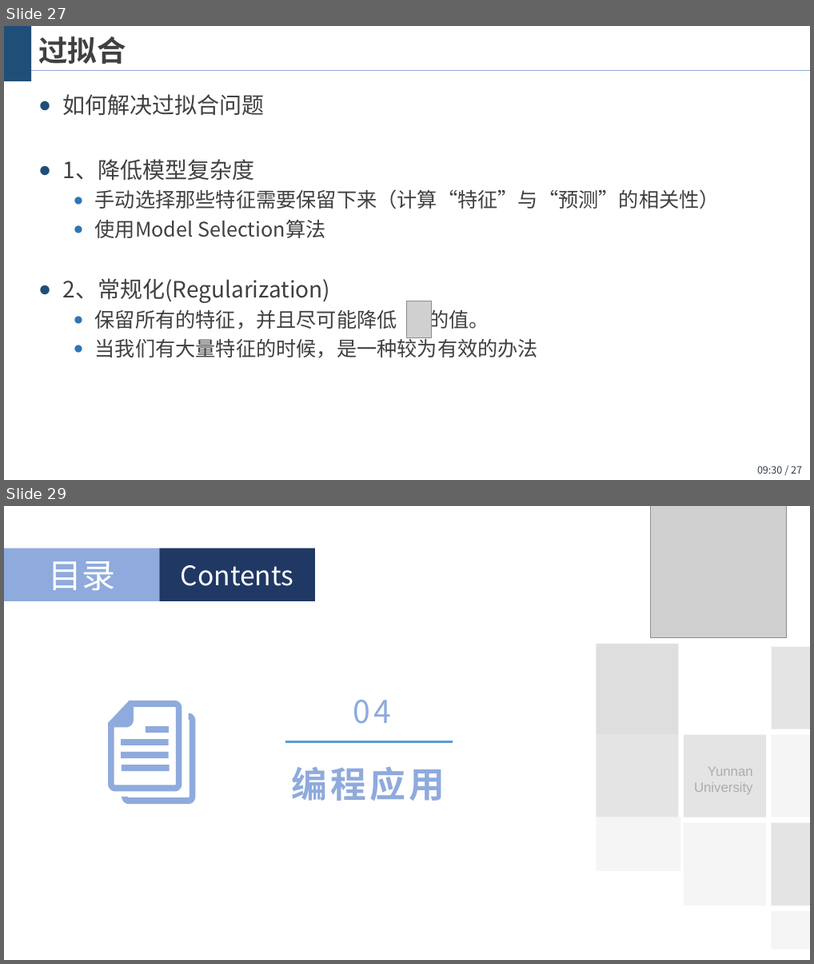
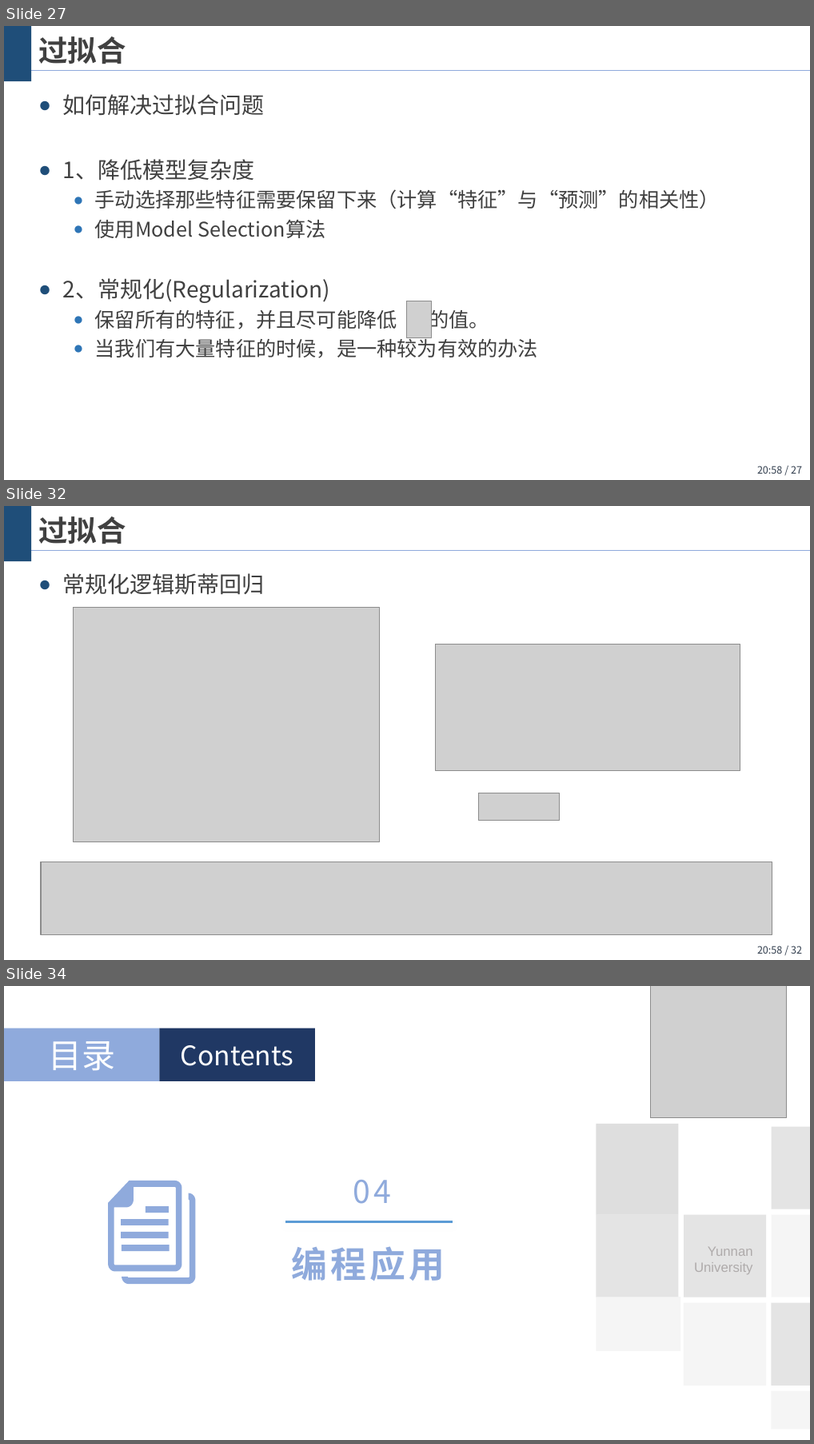
Before and after one commit to wangjin0818/Artificial_Intelligence_2021, a slide deck: chapter 03 - Logistic regression/逻辑斯蒂回归.pptx. Shown one above the other, each under a label of ours: slides 27 and 29 before the commit, slides 27, 32 and 34 after it; the slides between them are not shown. The pictures are 814x964 and 814x1444 pixels, drawn with LibreOffice and Linux fonts; fonts in the diff are those of the drawing; grey boxes stand for pictures; background and template pictures are left out. Boxes give left, top, right and bottom in pixels: in the first picture for what was removed or moved away, otherwise in the second. Text is boxed around its words. In the diff, an @@ line names an element or a change of style, - is before the commit and + after.

```diff
--- a/chapter 03 - Logistic regression/逻辑斯蒂回归.pptx
+++ b/chapter 03 - Logistic regression/逻辑斯蒂回归.pptx
@@ slide 32 added at <box>4,506,810,960</box>, background #FFFFFF; not listed: 3 template elements that a slide beside it also shows @@
@@ title added at <box>38,516,126,544</box>, 26 pt, text #404040, bold @@
+过拟合
@@ text added at <box>62,573,264,595</box>, 20 pt, text #404040 @@
+● 常规化逻辑斯蒂回归
@@ picture added at <box>74,608,380,842</box> @@
@@ picture added at <box>435,644,740,771</box> @@
@@ picture added at <box>479,793,560,820</box> @@
@@ picture added at <box>41,862,773,934</box> @@
@@ page number at <box>758,465,802,473</box>: text changed @@
-09:30 / 27
+20:58 / 27
@@ what was slide 29 is now slide 34 @@
```
Also in this commit, not shown: 3 slides changed, 5 other slides added, 1 slide removed, 2 other files.
